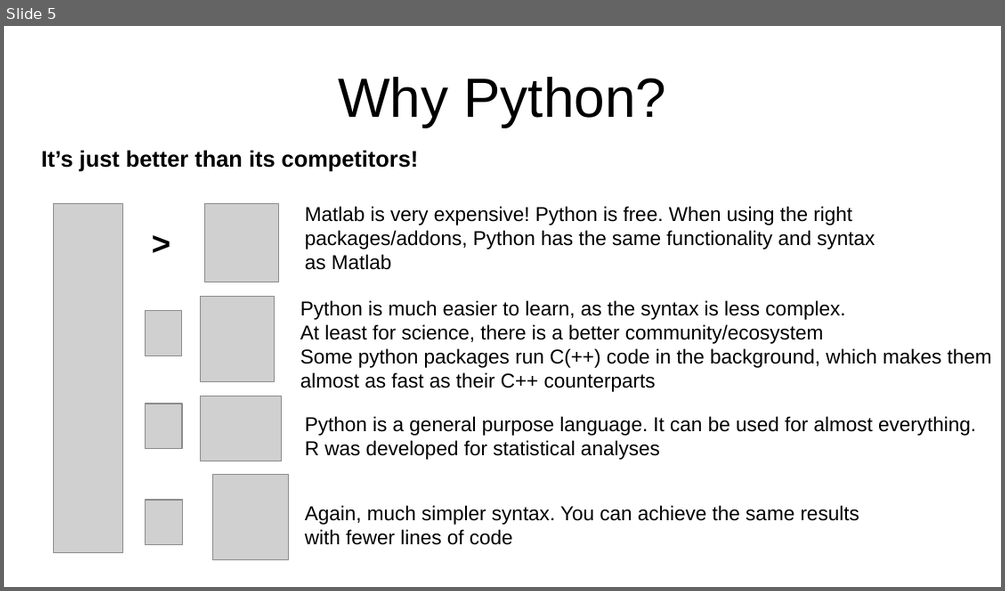
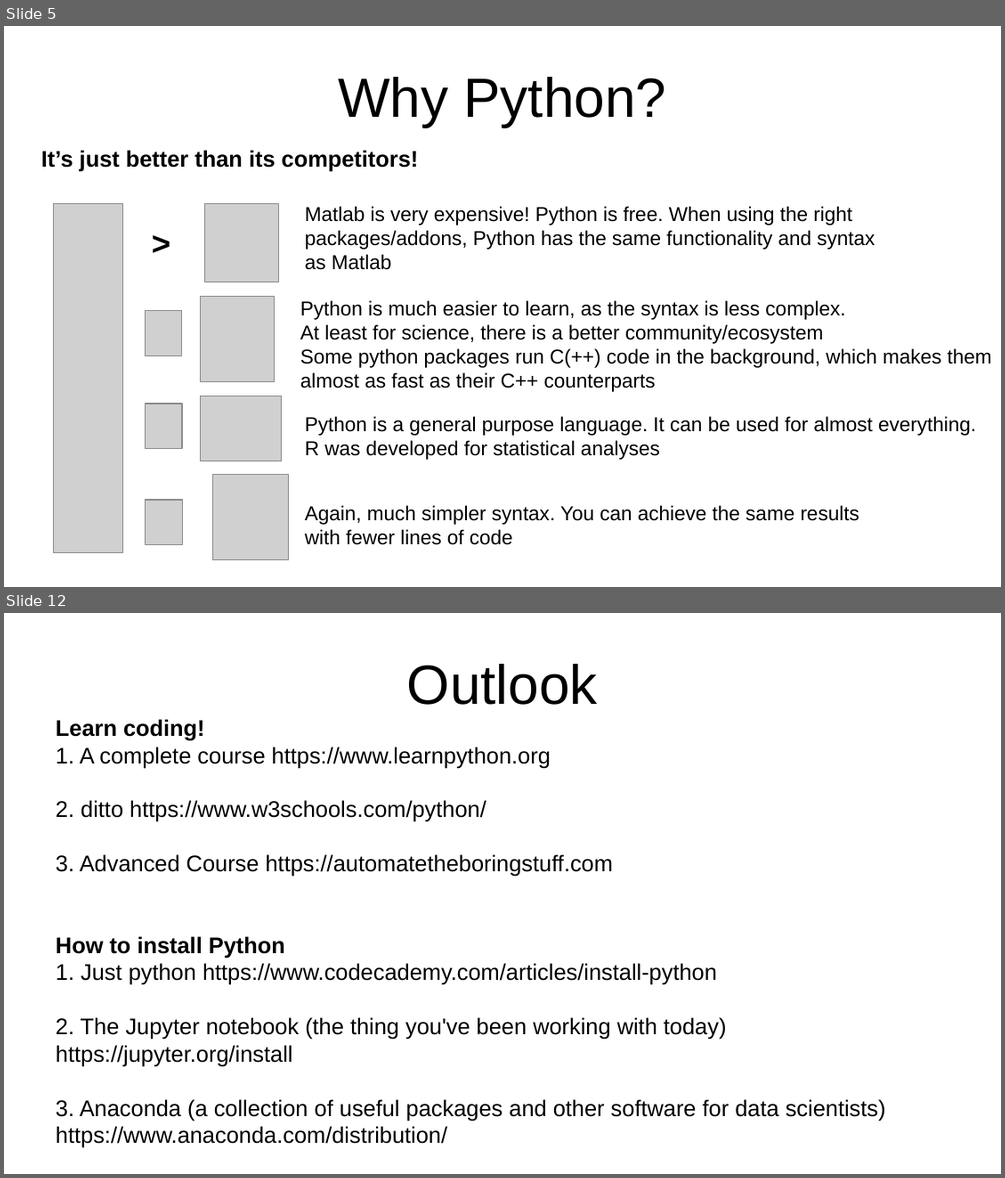
Before and after one commit to TimoFlesch/intro2python, a slide deck: slides.odp. Shown one above the other, each under a label of ours: slide 5 before the commit, slides 5 and 12 after it; the slides between them are not shown. The pictures are 1005x591 and 1005x1178 pixels, drawn with LibreOffice and Linux fonts; fonts in the diff are those of the drawing; grey boxes stand for pictures. Boxes give left, top, right and bottom in pixels: in the first picture for what was removed or moved away, otherwise in the second. Text is boxed around its words. In the diff, an @@ line names an element or a change of style, - is before the commit and + after.

Commit message:
added slides

```diff
--- a/slides.odp
+++ b/slides.odp
@@ slide 12 added at (x1=4, y1=613, x2=1001, y2=1174), background #FFFFFF @@
@@ title added at (x1=407, y1=664, x2=598, y2=705), 44 pt, text #000000 @@
+Outlook
@@ text added at (x1=56, y1=719, x2=886, y2=1148), 18 pt, text #000000 @@
+Learn coding!
+1. A complete course https://www.learnpython.org
+2. ditto https://www.w3schools.com/python/
+3. Advanced Course https://automatetheboringstuff.com
+How to install Python
+1. Just python https://www.codecademy.com/articles/install-python
+2. The Jupyter notebook (the thing you've been working with today)
+https://jupyter.org/install
+3. Anaconda (a collection of useful packages and other software for data scientists)
+https://www.anaconda.com/distribution/
```
Also in this commit, not shown: 10 other slides added, 1 slide removed, 1 other file.
